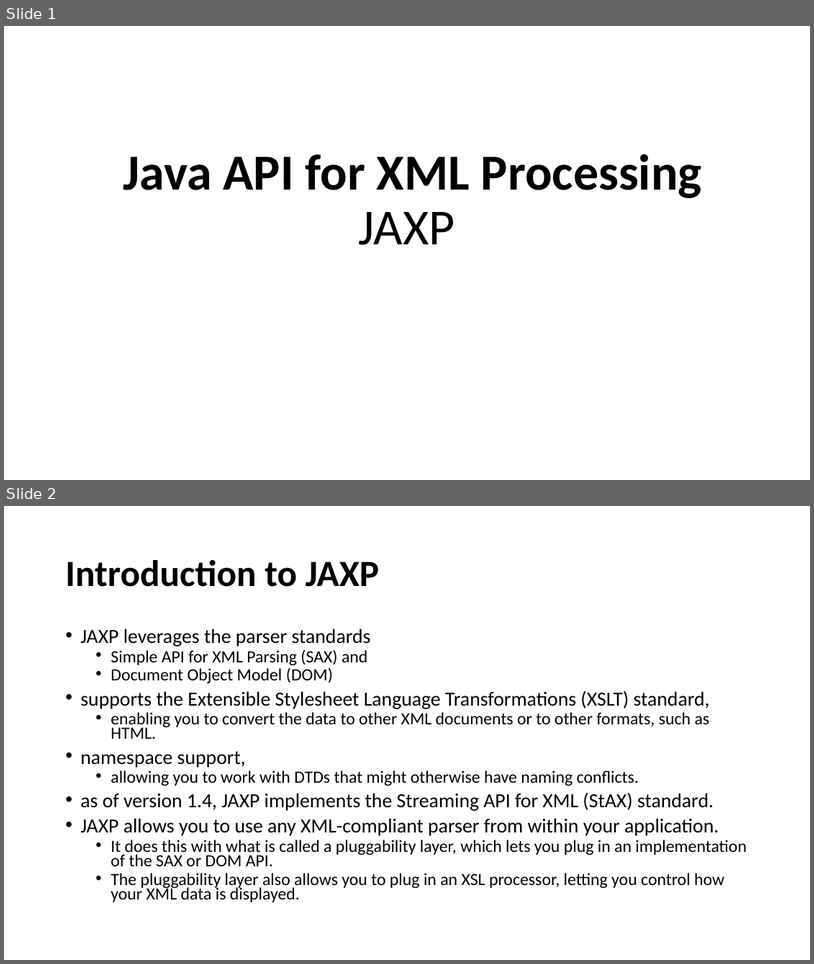
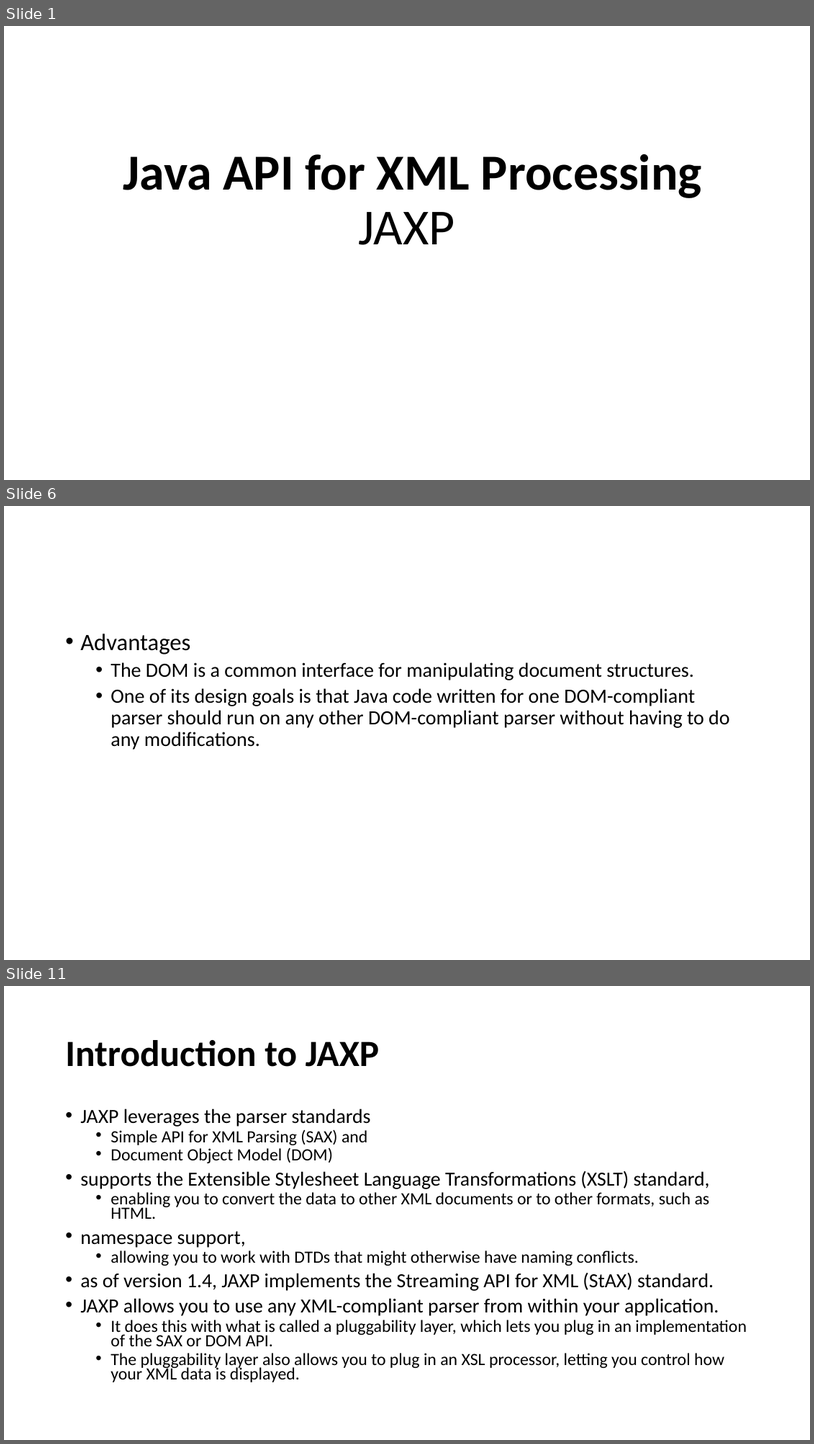
Before and after one commit to lawren43/mytest-repo, a slide deck: java-xml-tutorial/doc/20190608-JAXP-v2.pptx. Shown one above the other, each under a label of ours: slides 1 and 2 before the commit, slides 1, 6 and 11 after it; the slides between them are not shown. The pictures are 814x964 and 814x1444 pixels, drawn with LibreOffice and Linux fonts; fonts in the diff are those of the drawing. Boxes give left, top, right and bottom in pixels: in the first picture for what was removed or moved away, otherwise in the second. Text is boxed around its words. In the diff, an @@ line names an element or a change of style, - is before the commit and + after.

```diff
--- a/java-xml-tutorial/doc/20190608-JAXP-v2.pptx
+++ b/java-xml-tutorial/doc/20190608-JAXP-v2.pptx
@@ slide 6 added at bbox=[4, 506, 810, 960], background #FFFFFF @@
@@ text added at bbox=[80, 633, 730, 749], 24 pt, text #000000 @@
+• Advantages
+  • The DOM is a common interface for manipulating document structures.
+  • One of its design goals is that Java code written for one DOM-compliant parser should run on any other DOM-compliant parser without having to do any modifications.
@@ what was slide 2 is now slide 11 @@
```
Also in this commit, not shown: 1 slide changed, 8 other slides added, 3 other files.
